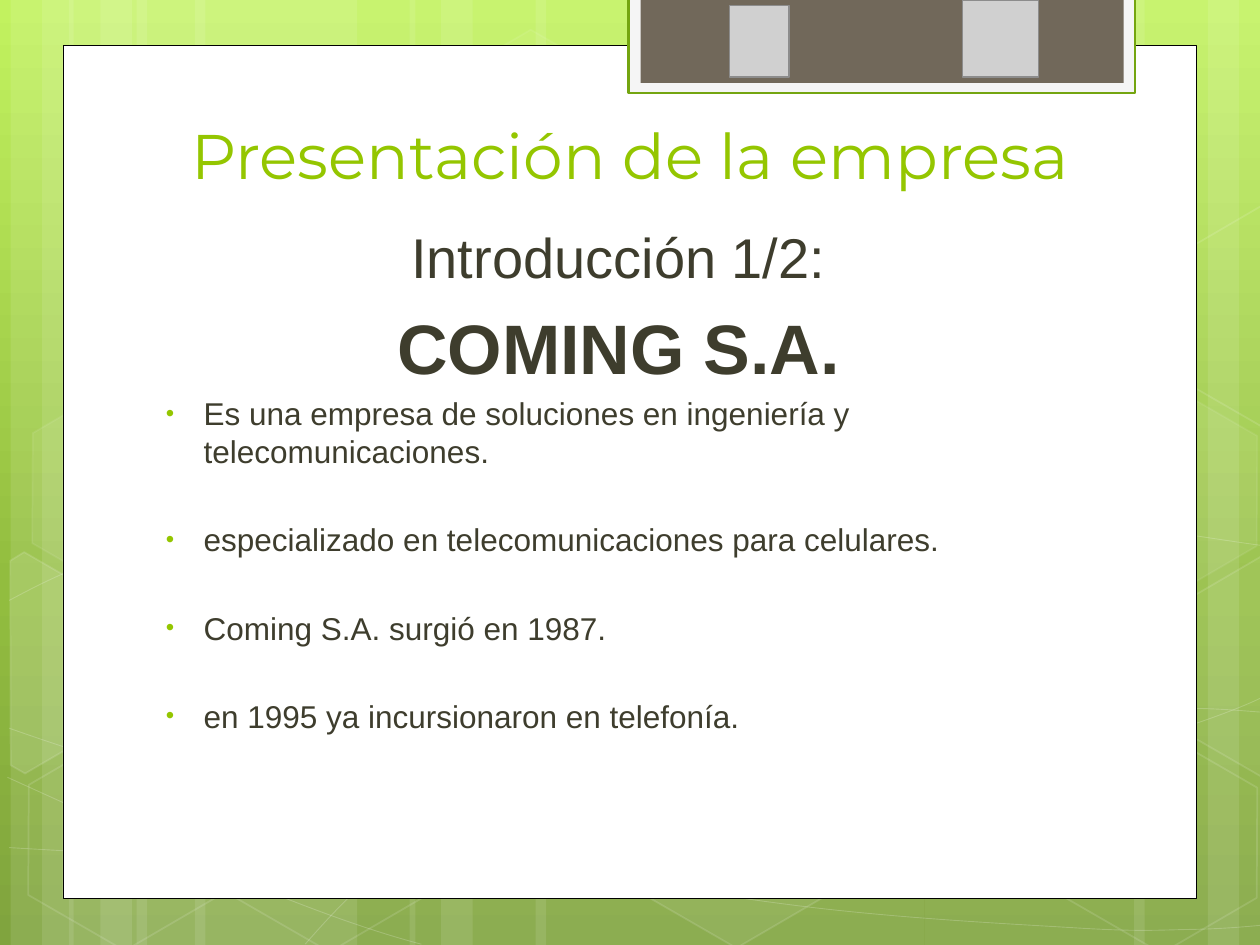
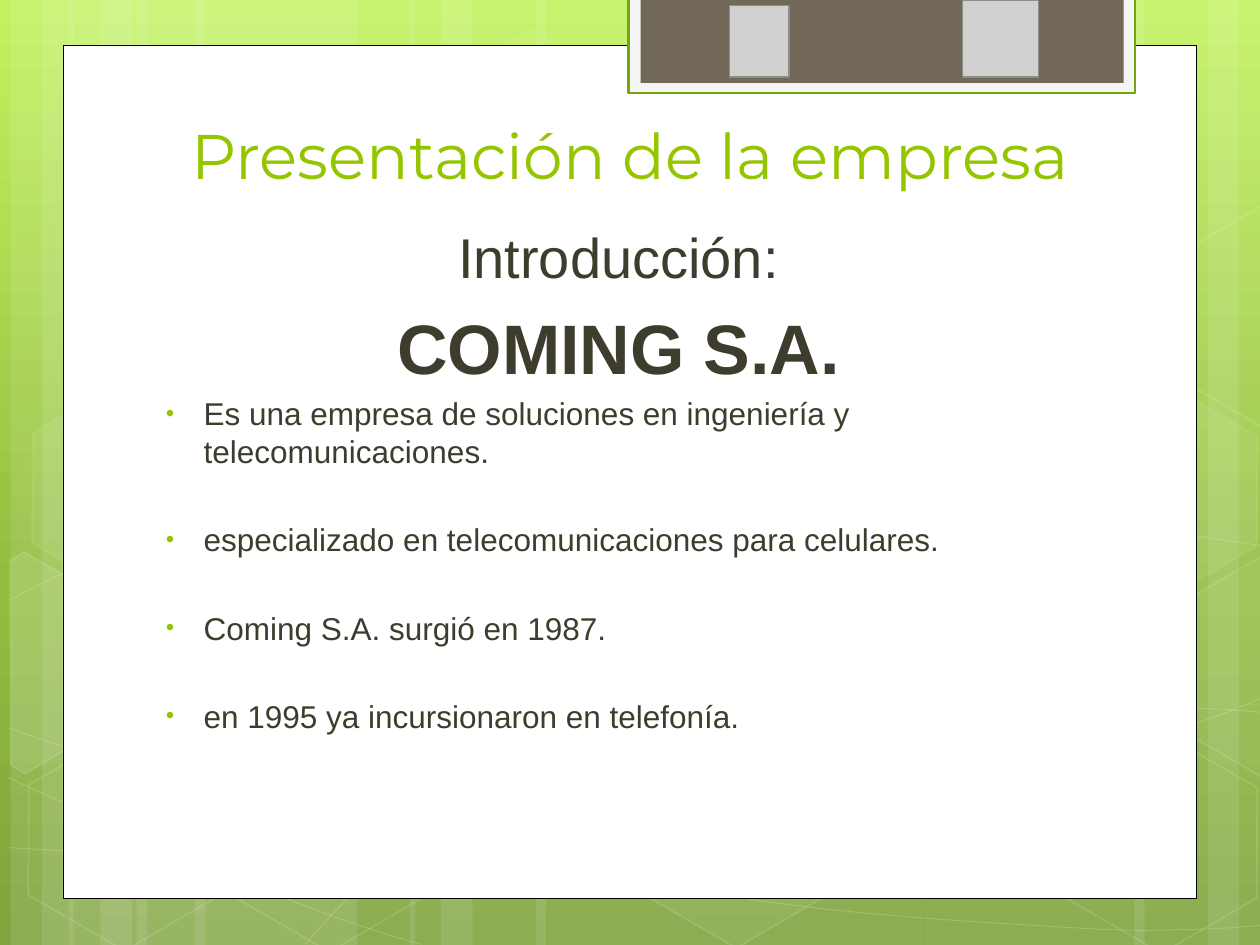
Before and after one commit to ptissera/habilitacion-profesional-2012-4k4, a slide deck: slide 5 of Documentacion/Informe Preliminar/Presentacion Informe Preliminar.pptx. Drawn at 1260x945 pixels with LibreOffice and Linux fonts; fonts in the diff are those of the drawing; grey boxes stand for pictures. Boxes give left, top, right and bottom in pixels: in the first picture for what was removed or moved away, otherwise in the second. Text is boxed around its words. In the diff, an @@ line names an element or a change of style, - is before the commit and + after.

```diff
--- a/Documentacion/Informe Preliminar/Presentacion Informe Preliminar.pptx
+++ b/Documentacion/Informe Preliminar/Presentacion Informe Preliminar.pptx
@@ text at bbox=[458, 236, 778, 279]: text changed @@
-Introducción 1/2:
+Introducción:
```
Also in this commit, not shown: 1 other slide changed.
